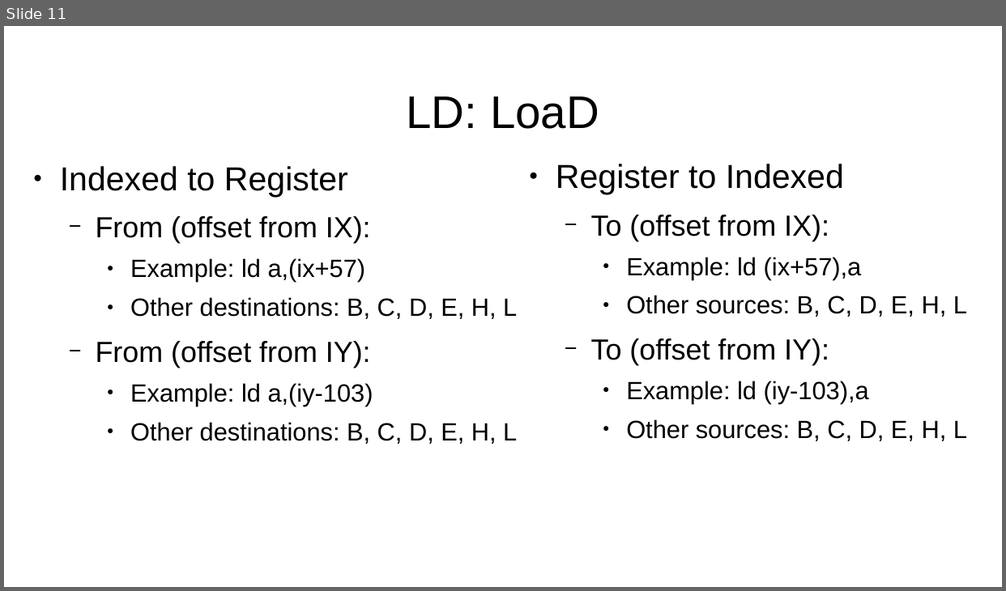
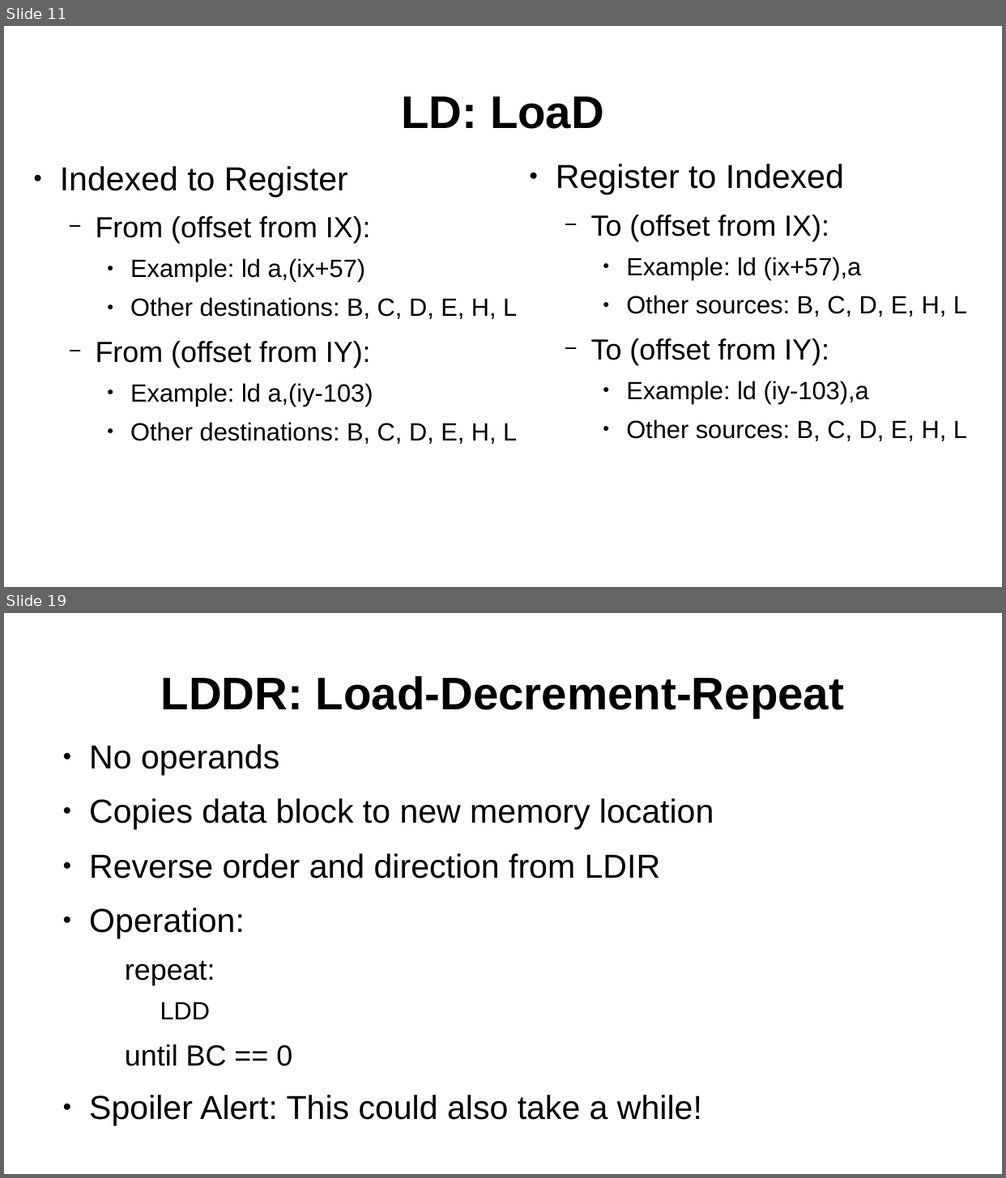
Before and after one commit to SlithyMatt/zxs-assembly-tutorial, a slide deck: Lesson3/Lesson3.odp. Shown one above the other, each under a label of ours: slide 11 before the commit, slides 11 and 19 after it; the slides between them are not shown. The pictures are 1006x591 and 1006x1178 pixels, drawn with LibreOffice and Linux fonts; fonts in the diff are those of the drawing. Boxes give left, top, right and bottom in pixels: in the first picture for what was removed or moved away, otherwise in the second. Text is boxed around its words. In the diff, an @@ line names an element or a change of style, - is before the commit and + after.

```diff
--- a/Lesson3/Lesson3.odp
+++ b/Lesson3/Lesson3.odp
@@ slide 19 added at (4, 613, 1002, 1174), background #FFFFFF @@
@@ title added at (161, 676, 844, 717), 44 pt, text #000000, bold @@
+LDDR: Load-Decrement-Repeat
@@ text added at (89, 744, 714, 1126), 32 pt, text #000000 @@
+● No operands
+● Copies data block to new memory location
+● Reverse order and direction from LDIR
+● Operation:
+  repeat:
+    LDD
+  until BC == 0
+● Spoiler Alert: This could also take a while!
@@ slide 11 changed as well @@
@@ title "LD: LoaD" at (401, 96, 604, 129): bold on @@
```
Also in this commit, not shown: 7 other slides changed, 8 other slides added.
